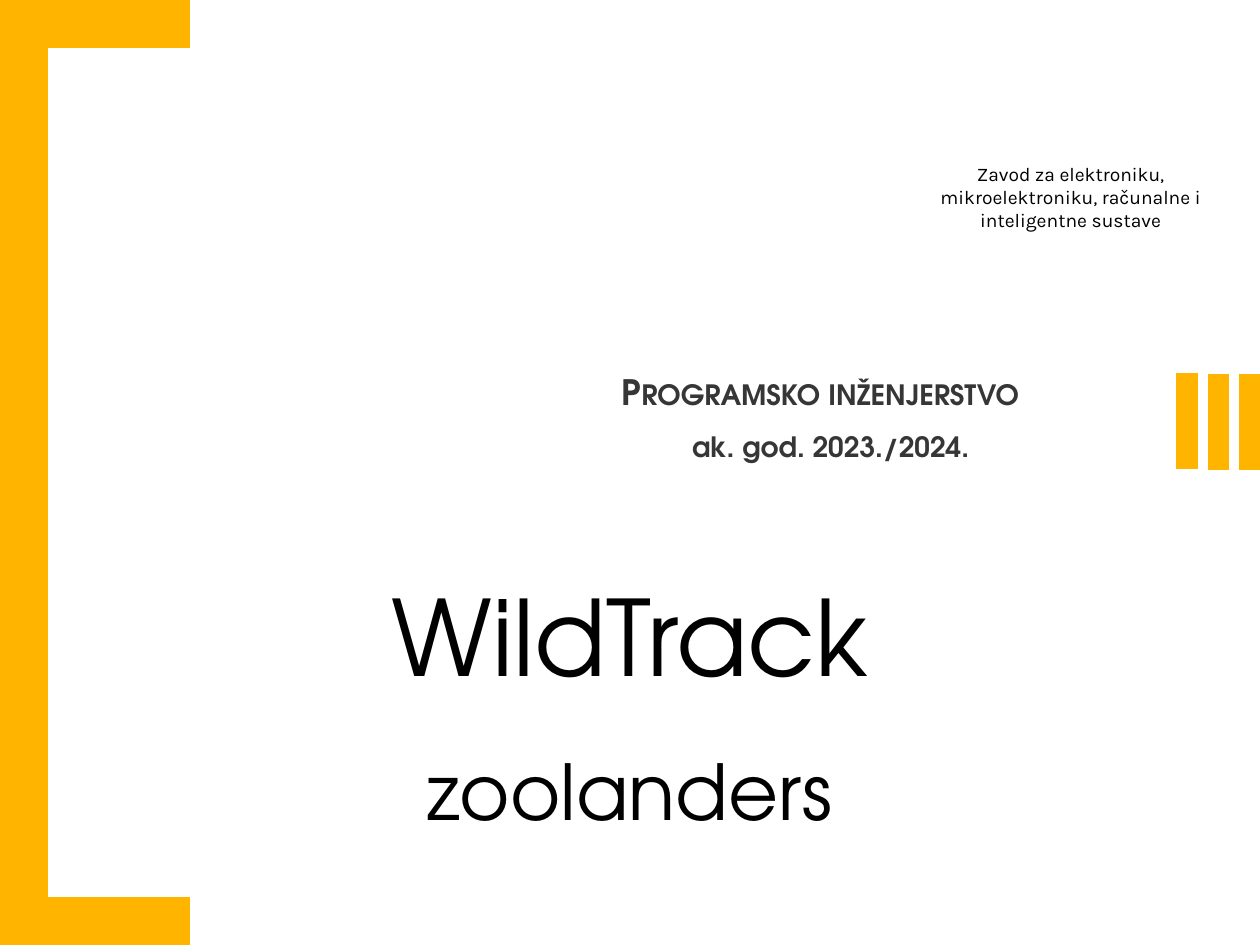
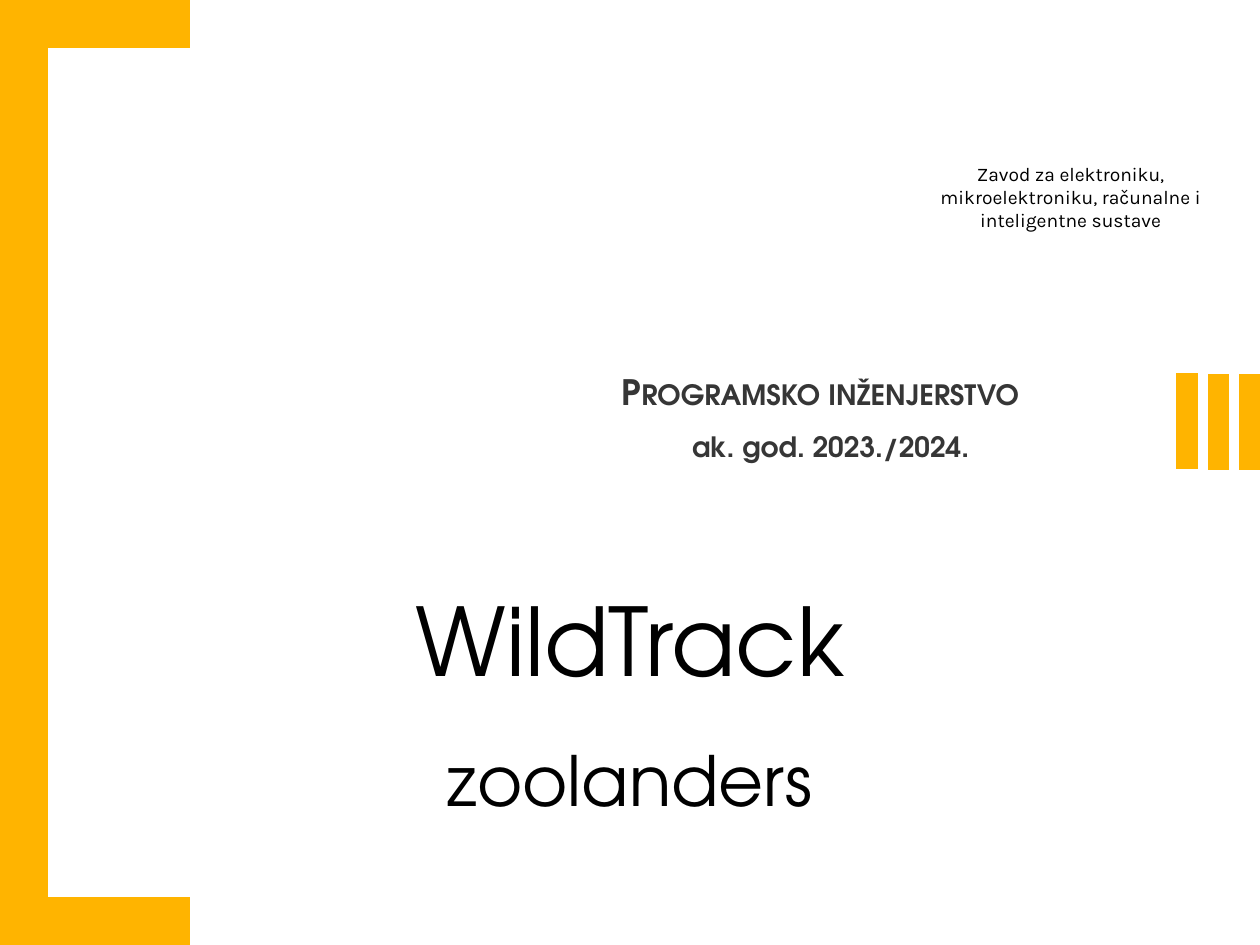
Before and after one commit to filip-ljubotina/zoolanders, a slide deck: slide 1 of PROGI_projekt.pptx. Drawn at 1260x945 pixels with LibreOffice and Linux fonts; fonts in the diff are those of the drawing; background and template pictures are left out. Boxes give left, top, right and bottom in pixels: in the first picture for what was removed or moved away, otherwise in the second. Text is boxed around its words. In the diff, an @@ line names an element or a change of style, - is before the commit and + after.

```diff
--- a/PROGI_projekt.pptx
+++ b/PROGI_projekt.pptx
@@ title "WildTrack zoolanders" at (x1=416, y1=606, x2=845, y2=807): size 60 to 54 pt in "WildTrack"; size 44 to 39.6 pt in "zoolanders" @@
```
Also in this commit, not shown: 11 other slides changed, 1 slide added, 1 slide removed.
